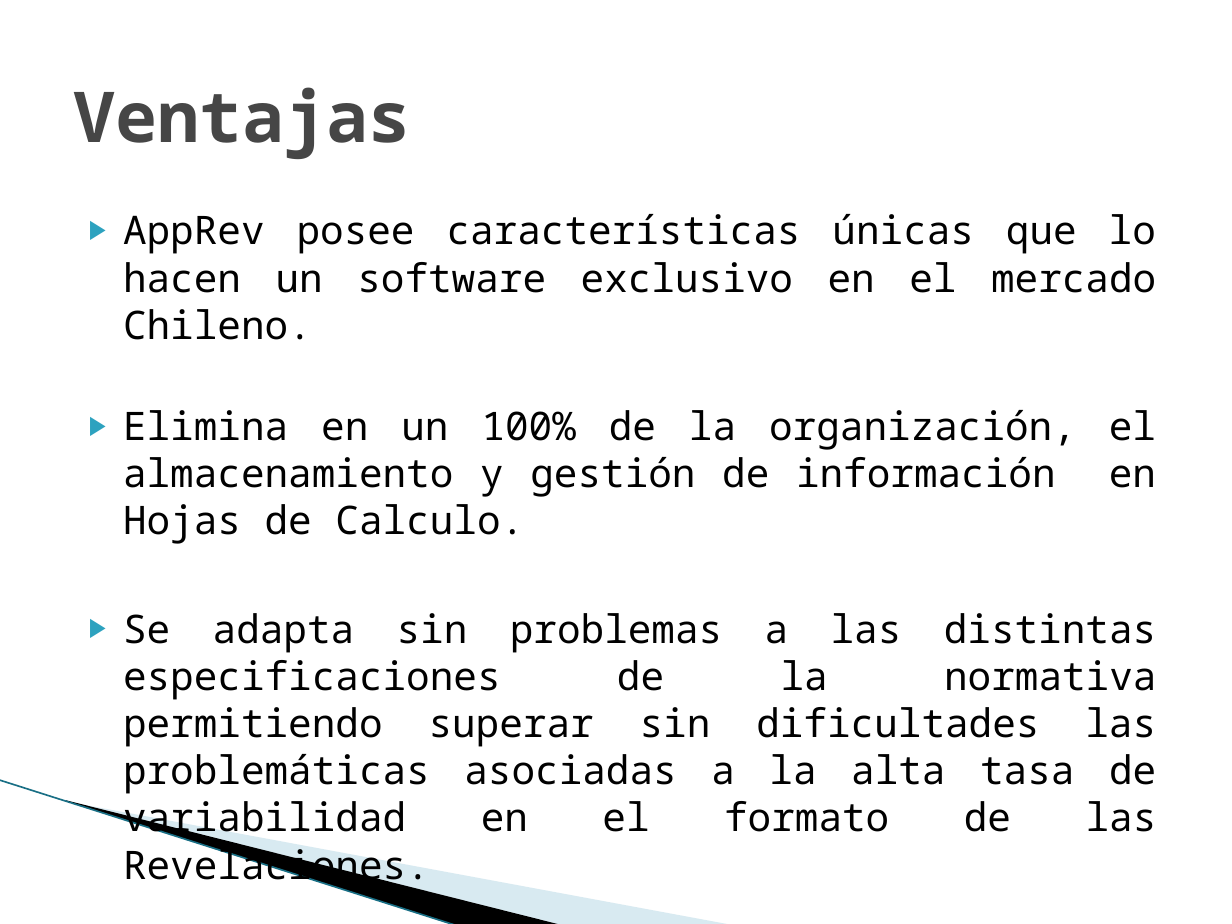
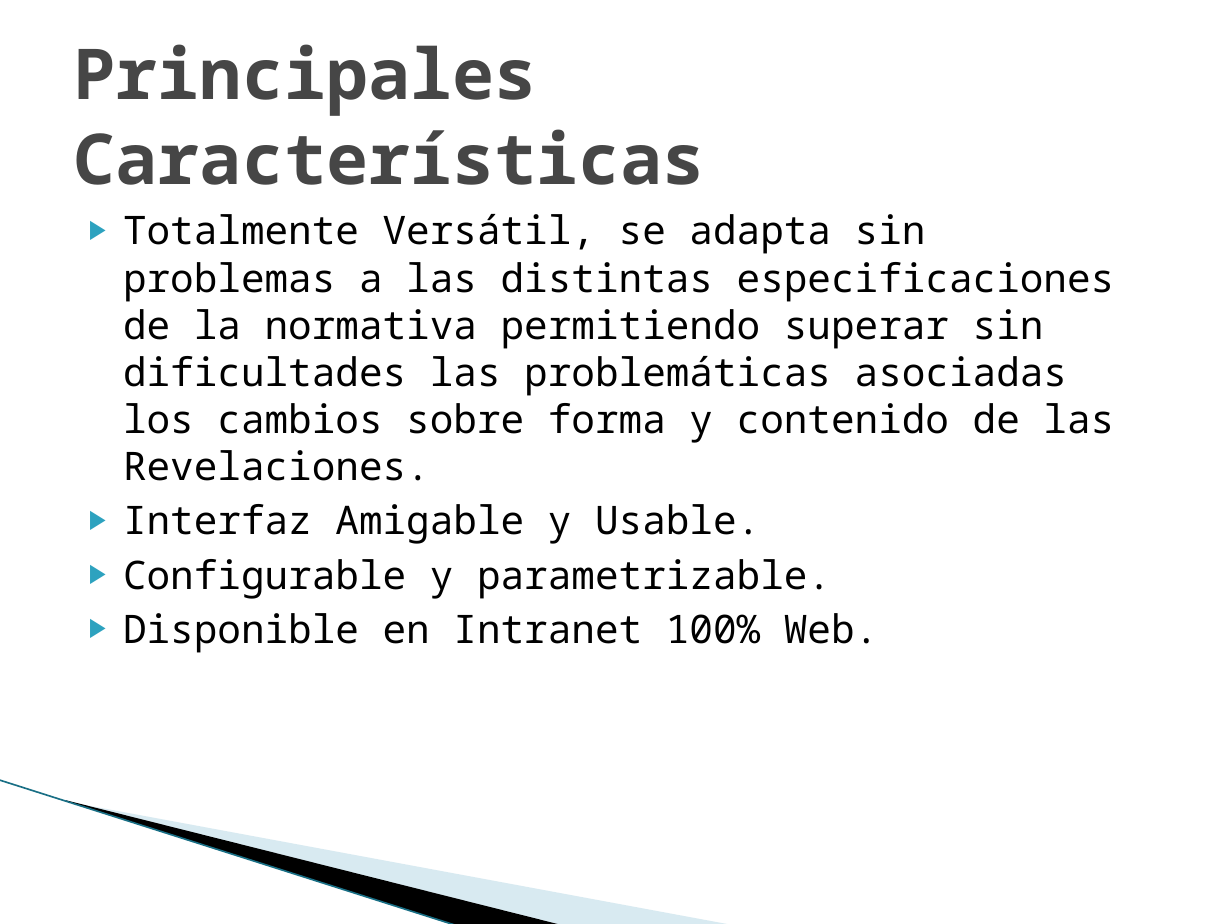
Before and after one commit to vicky1404/rev-ii, a slide deck: slide 4 of docs/comercial/brochure.pptx. Drawn at 1232x924 pixels with LibreOffice and Linux fonts; fonts in the diff are those of the drawing; background and template pictures are left out. Boxes give left, top, right and bottom in pixels: in the first picture for what was removed or moved away, otherwise in the second. Text is boxed around its words. In the diff, an @@ line names an element or a change of style, - is before the commit and + after.

```diff
--- a/docs/comercial/brochure.pptx
+++ b/docs/comercial/brochure.pptx
@@ title at bbox=[74, 44, 705, 185]: text changed @@
-Ventajas
+Principales Características
@@ text at bbox=[123, 214, 1115, 653]: text changed @@
-▶ AppRev posee características únicas que lo hacen un software exclusivo en el mercado Chileno.
-▶ Elimina en un 100% de la organización, el almacenamiento y gestión de información en Hojas de Calculo.
-▶ Se adapta sin problemas a las distintas especificaciones de la normativa permitiendo superar sin dificultades las problemáticas asociadas a la alta tasa de variabilidad en el formato de las Revelaciones.
+▶ Totalmente Versátil, se adapta sin problemas a las distintas especificaciones de la normativa permitiendo superar sin dificultades las problemáticas asociadas los cambios sobre forma y contenido de las Revelaciones.
+▶ Interfaz Amigable y Usable.
+▶ Configurable y parametrizable.
+▶ Disponible en Intranet 100% Web.
```
Also in this commit, not shown: 3 other slides changed.
